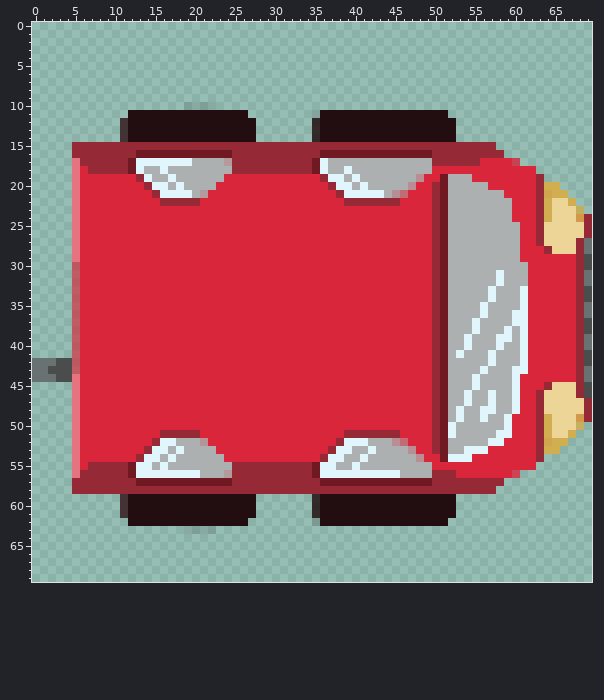
File history of a sprite sheet, Frogger/car.png. This is how it looked before the edit.
The file is 70x70 pixels. Pixels under 10% opacity are left out. Colours within 5 levels of each other are drawn and written as one.
Now the later version:
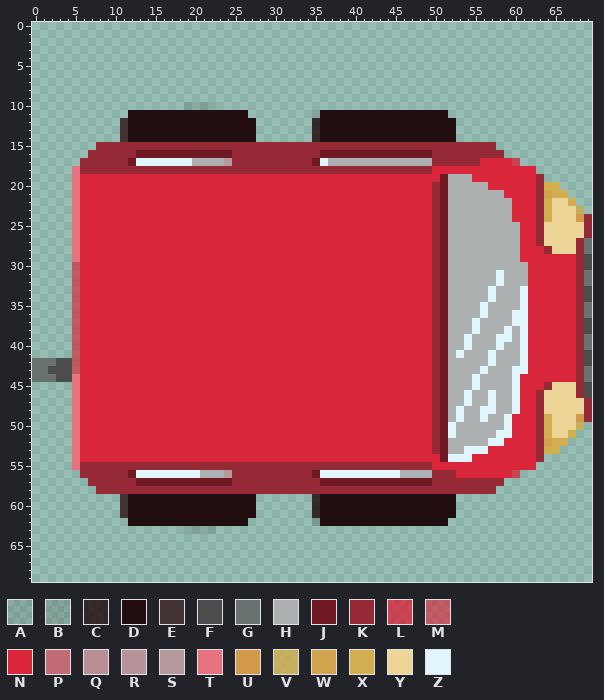
Palette (. is transparent): A #210d101d  B #220e1026  C #220e10d6  D #220e10  E #443335  F #4b4d4c  G #687270  H #adb0b1  J #711922  K #952935  L #d92439c8  M #d92539a3  N #da263a  P #c36b75  Q #b88d93  R #b69398  S #b4999d  T #e67380  U #d29949fe  V #d0ac50d6  W #d1a54f  X #d1ae50  Y #edd598  Z #e1f5fc
The exact change:
y 15: x 5..7 KKK -> ...
y 16: x 5..6 KK -> ..
y 17: x 5 T -> .
y 18: x 6 N -> K; x 12..24 JZHHZHHHHHHHH -> KKKKKKKKKKKKK; x 35..49 JZHHZHHHHHHHHHH -> KKKKKKKKKKKKKKK
y 19: x 13..23 KZHHZHHHHHH -> NNNNNNNNNNN; x 36..48 KZZHZHHHHHHHQ -> NNNNNNNNNNNNN
y 20: x 14..22 KZZHZHHHH -> NNNNNNNNN; x 37..47 KZZHZHHHHHQ -> NNNNNNNNNNN
y 21: x 15..21 KZZZZHS -> NNNNNNN; x 38..46 KZZZZZHQP -> NNNNNNNNN
y 22: x 16..20 KKKKK -> NNNNN; x 39..45 KKKKKKK -> NNNNNNN
y 51: x 16..20 KKKKK -> NNNNN; x 39..45 KKKKKKK -> NNNNNNN
y 52: x 15..21 KZZHHHR -> NNNNNNN; x 38..46 KZZZHHHQP -> NNNNNNNNN
y 53: x 14..22 KZZHZHHHH -> NNNNNNNNN; x 37..47 KZZHHZHHHHQ -> NNNNNNNNNNN
y 54: x 13..23 KZZHZHHHHHH -> NNNNNNNNNNN; x 36..48 KZZHHZHHHHHHQ -> NNNNNNNNNNNNN
y 55: x 6 N -> K; x 12..24 JZZHZHHHHHHHH -> KKKKKKKKKKKKK; x 35..49 JZZHHZHHHHHHHHH -> KKKKKKKKKKKKKKK
y 56: x 5 T -> .
y 57: x 5..6 KK -> ..
y 58: x 5..7 KKK -> ...
Pixel boxes of the changes (left, top, right, bottom) in both pictures:
changed: (72, 142, 96, 174)
changed: (128, 166, 232, 206)
changed: (312, 166, 432, 206)
changed: (128, 430, 232, 470)
changed: (312, 430, 432, 470)
changed: (72, 462, 96, 494)
